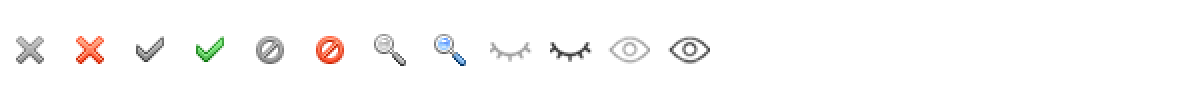
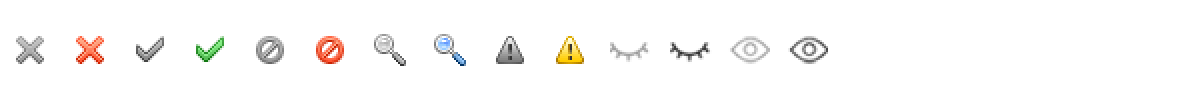
Layered file, before and after one edit (w=1200, h=100). Changes by layer:
added layer "图层 3 副本" above "图层 2" over left=496, top=36, right=584, bottom=64
painted on "图层 2" over left=490, top=36, right=828, bottom=64
